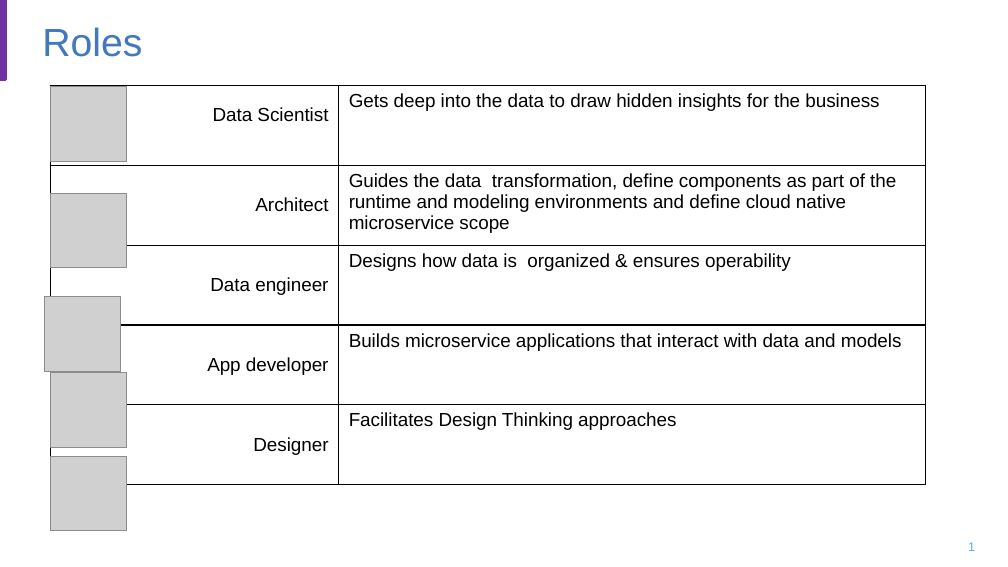
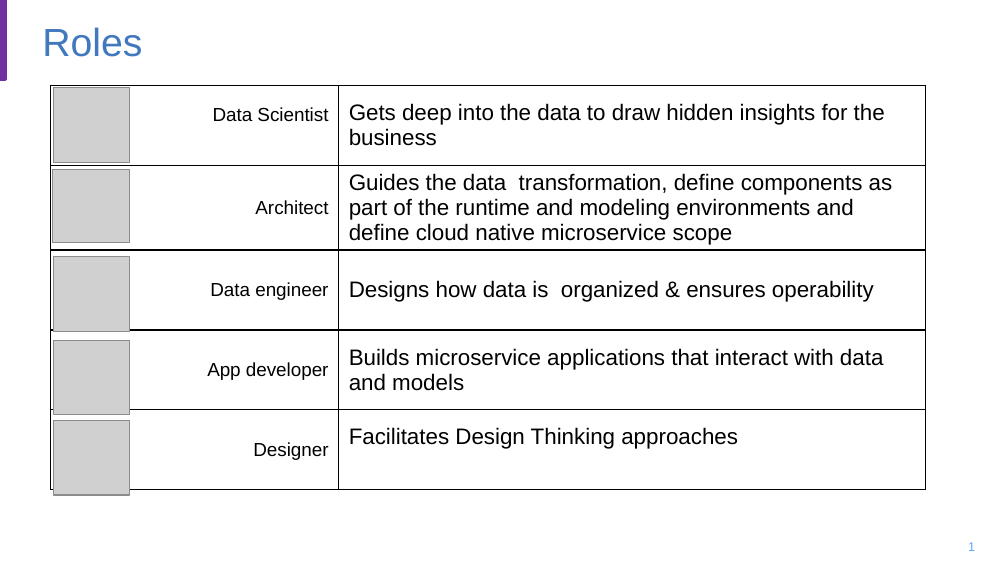
Before and after one commit to ibm-cloud-architecture/refarch-data-ai-analytics, a slide deck: slide 1 of docs/AI-Data-ML-ArchitectureDiagrams.pptx. Drawn at 1008x567 pixels with LibreOffice and Linux fonts; fonts in the diff are those of the drawing; grey boxes stand for pictures; background and template pictures are left out. Boxes give left, top, right and bottom in pixels: in the first picture for what was removed or moved away, otherwise in the second. Text is boxed around its words. In the diff, an @@ line names an element or a change of style, - is before the commit and + after.

```diff
--- a/docs/AI-Data-ML-ArchitectureDiagrams.pptx
+++ b/docs/AI-Data-ML-ArchitectureDiagrams.pptx
@@ table at (50,86,925,496) @@
@@ size 13.5 to 16 pt in "Gets deep into the data to draw ...", "Guides the data transformation, define components as ...", "Designs how data is organized & ensures ...", "Builds microservice applications that interact with data ..." and 1 more places @@
@@ picture: place and size @@
-picture at (50,194,127,267)
+picture at (52,169,129,243)
@@ picture: place and size @@
-picture at (44,296,120,371)
+picture at (53,257,129,332)
@@ picture: place and size @@
-picture at (50,373,126,448)
+picture at (53,341,129,415)
@@ picture: place and size @@
-picture at (50,457,126,531)
+picture at (53,420,129,495)
```
Also in this commit, not shown: 3 other slides changed, 7 other files.
